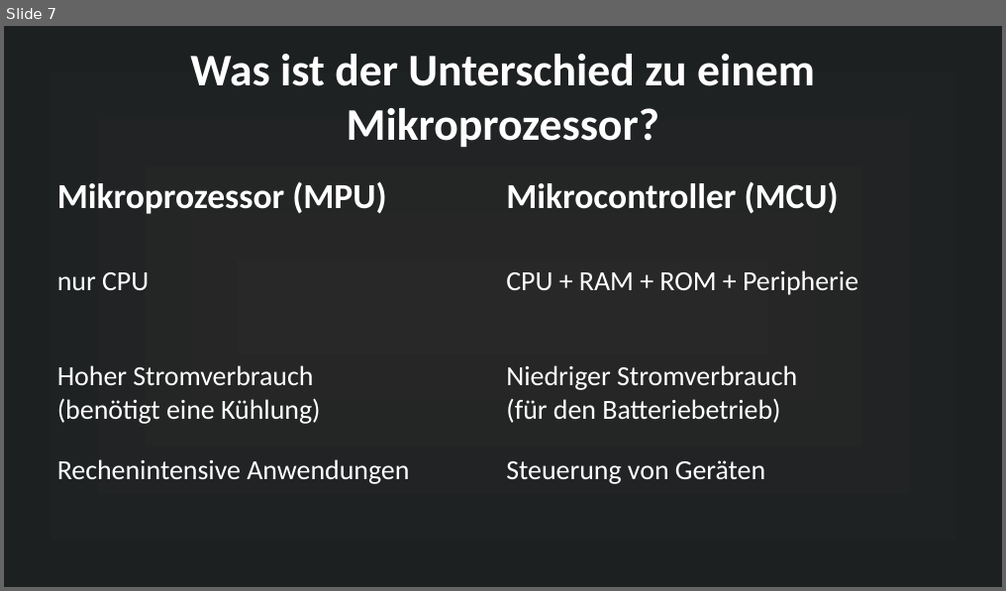
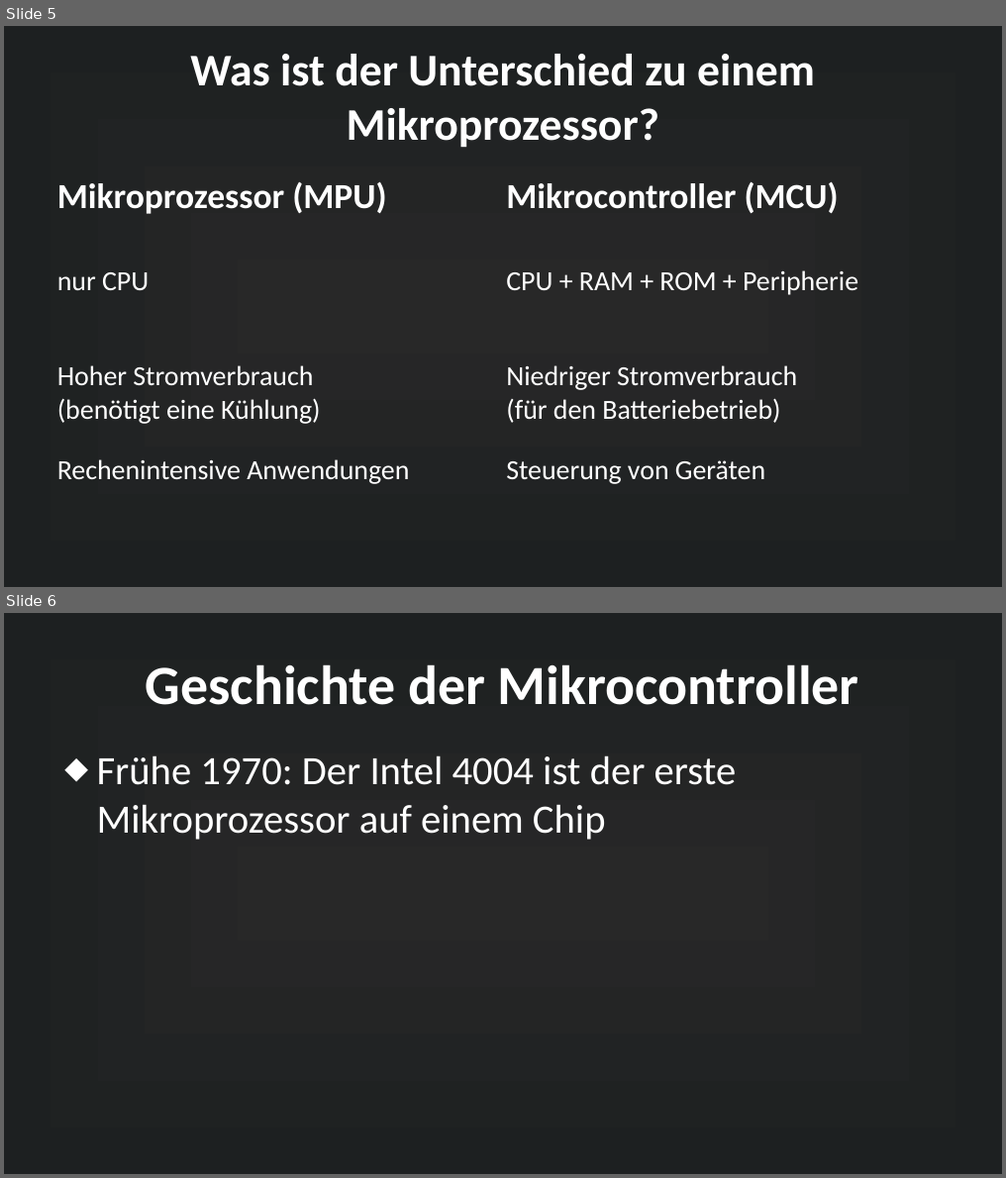
Before and after one commit to MuffinKran24/IMP_GFS, a slide deck: Mikrocontroller_GFS.odp. Shown one above the other, each under a label of ours: slide 7 before the commit, slides 5 and 6 after it. The pictures are 1006x591 and 1006x1178 pixels, drawn with LibreOffice and Linux fonts; fonts in the diff are those of the drawing. Boxes give left, top, right and bottom in pixels: in the first picture for what was removed or moved away, otherwise in the second. Text is boxed around its words. In the diff, an @@ line names an element or a change of style, - is before the commit and + after.

```diff
--- a/Mikrocontroller_GFS.odp
+++ b/Mikrocontroller_GFS.odp
@@ slide 6 added at (x1=4, y1=613, x2=1002, y2=1174), background gradient #282828 to #1D2021 @@
@@ title added at (x1=146, y1=664, x2=859, y2=705), 44 pt, text #FFFFFF, bold @@
+Geschichte der Mikrocontroller
@@ text added at (x1=97, y1=756, x2=737, y2=840), 32 pt, text #FFFFFF @@
+⬥ Frühe 1970: Der Intel 4004 ist der erste Mikroprozessor auf einem Chip
@@ what was slide 7 is now slide 5 @@
```
Also in this commit, not shown: 3 slides changed, 4 other slides added, 1 slide removed, 12 other files.
